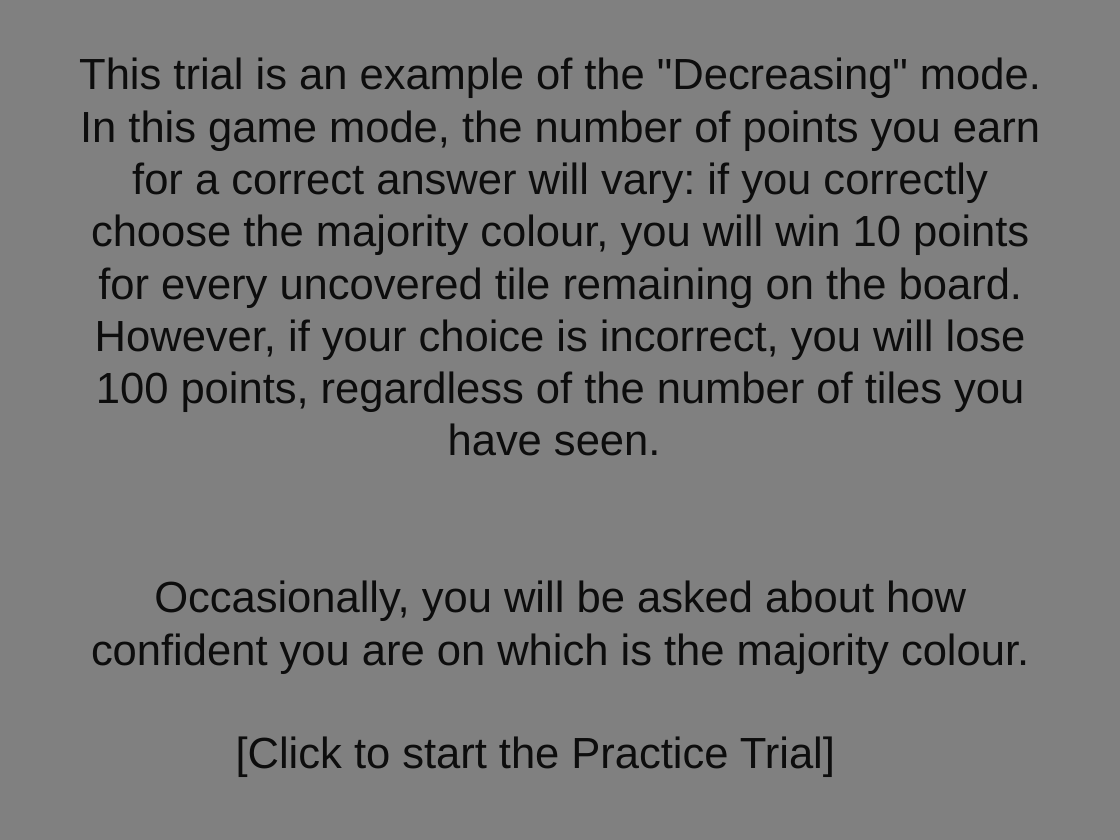
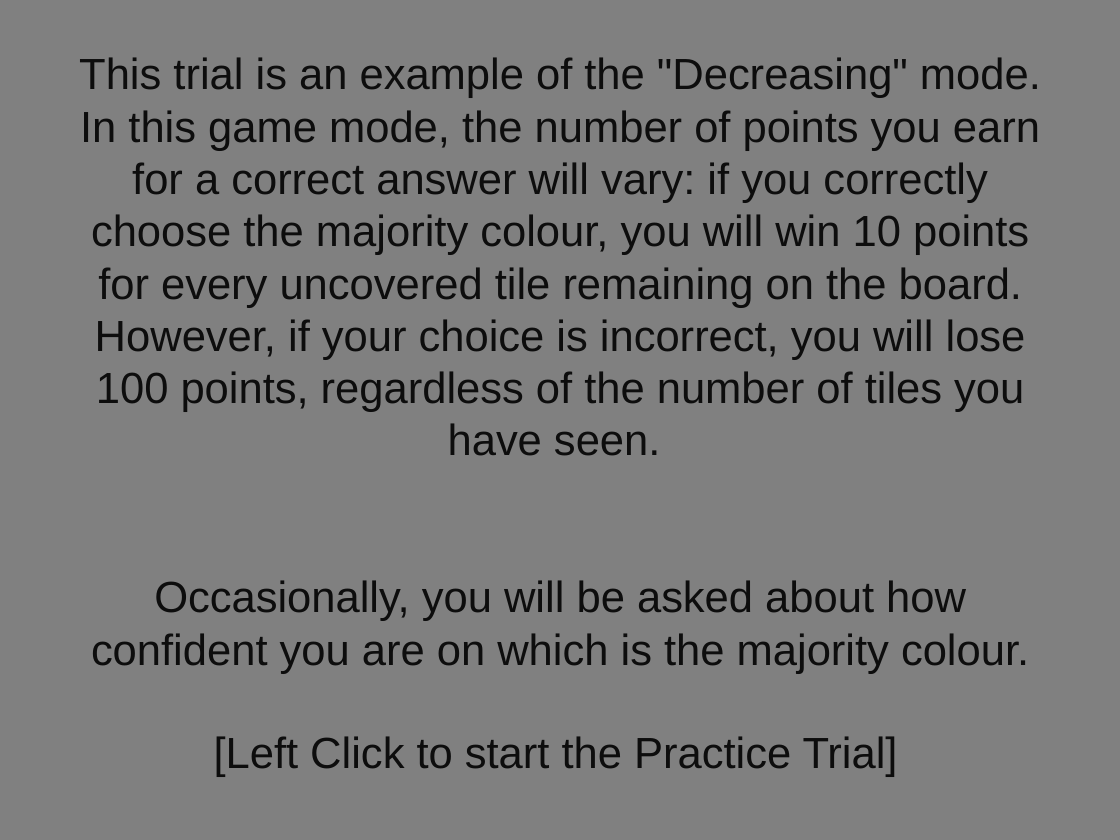
Before and after one commit to jasminetan6032/IST-EEG, a slide deck: slide 16 of Instructions/instructions_adapted.pptx. Drawn at 1120x840 pixels with LibreOffice and Linux fonts; fonts in the diff are those of the drawing. Boxes give left, top, right and bottom in pixels: in the first picture for what was removed or moved away, otherwise in the second. Text is boxed around its words. In the diff, an @@ line names an element or a change of style, - is before the commit and + after.

```diff
--- a/Instructions/instructions_adapted.pptx
+++ b/Instructions/instructions_adapted.pptx
@@ text at <box>214,736,898,777</box>: text changed @@
-[Click to start the Practice Trial]
+[Left Click to start the Practice Trial]
```
Also in this commit, not shown: 14 other slides changed, 17 other files.
